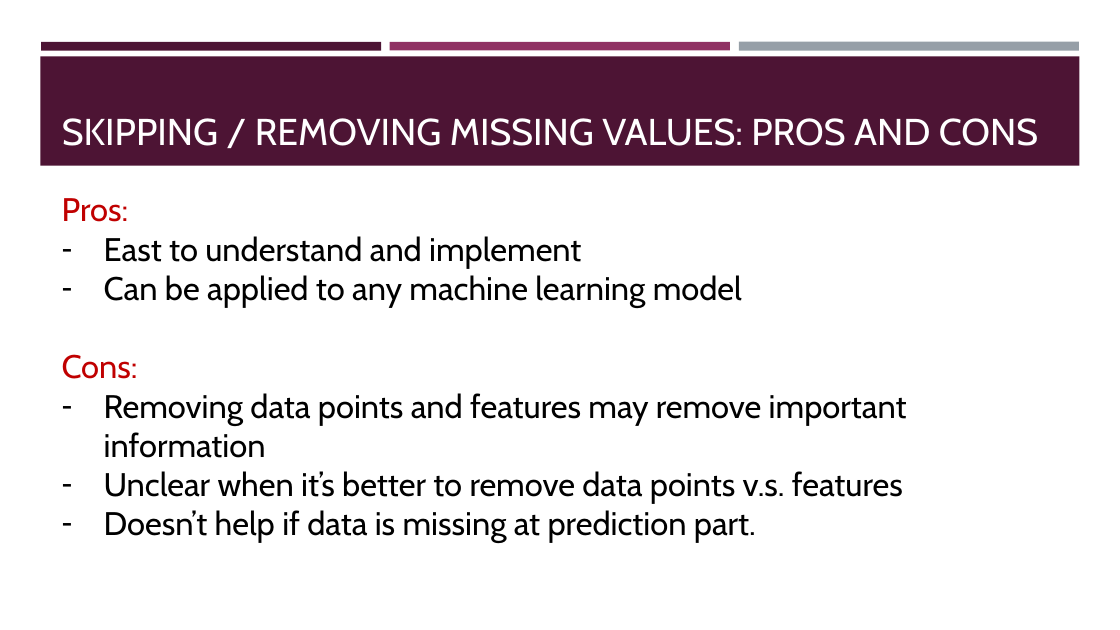
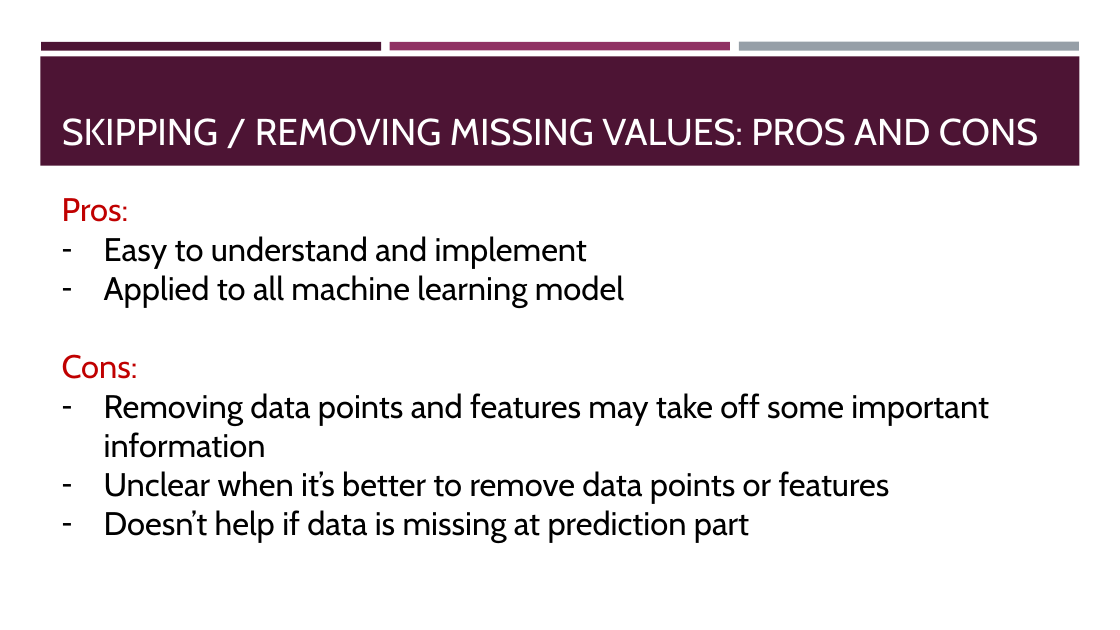
Before and after one commit to BeiyuLinCS/beiyulin.github.io, a slide deck: slide 14 of teach/spring_21/behavior_modeling/week5.pptx. Drawn at 1120x630 pixels with LibreOffice and Linux fonts; fonts in the diff are those of the drawing. Boxes give left, top, right and bottom in pixels: in the first picture for what was removed or moved away, otherwise in the second. Text is boxed around its words. In the diff, an @@ line names an element or a change of style, - is before the commit and + after.

```diff
--- a/teach/spring_21/behavior_modeling/week5.pptx
+++ b/teach/spring_21/behavior_modeling/week5.pptx
@@ text at (x1=104, y1=236, x2=624, y2=308): text changed @@
-– East to understand and implement
-– Can be applied to any machine learning model
+– Easy to understand and implement
+– Applied to all machine learning model
@@ text at (x1=104, y1=393, x2=989, y2=543): text changed @@
-– Removing data points and features may remove important information
-– Unclear when it’s better to remove data points v.s. features
-– Doesn’t help if data is missing at prediction part.
+– Removing data points and features may take off some important information
+– Unclear when it’s better to remove data points or features
+– Doesn’t help if data is missing at prediction part
```
Also in this commit, not shown: 10 other slides changed, 11 slides added, 1 slide removed, 11 other files.
